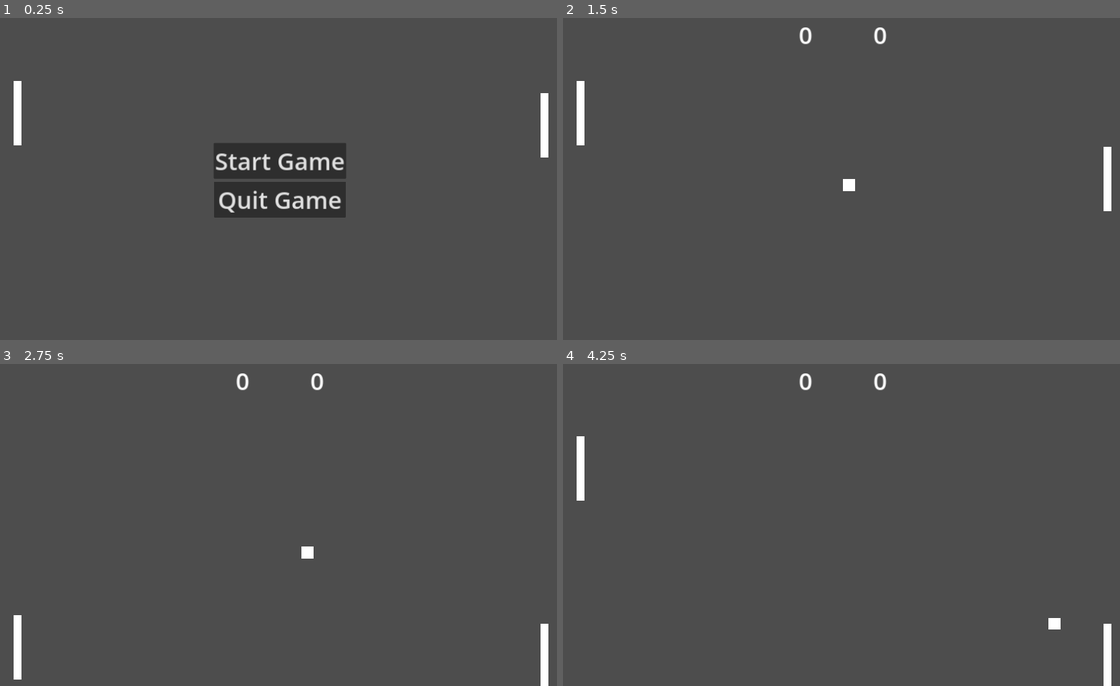
Above: before the commit, frames 1-4 (two rows, left to right).
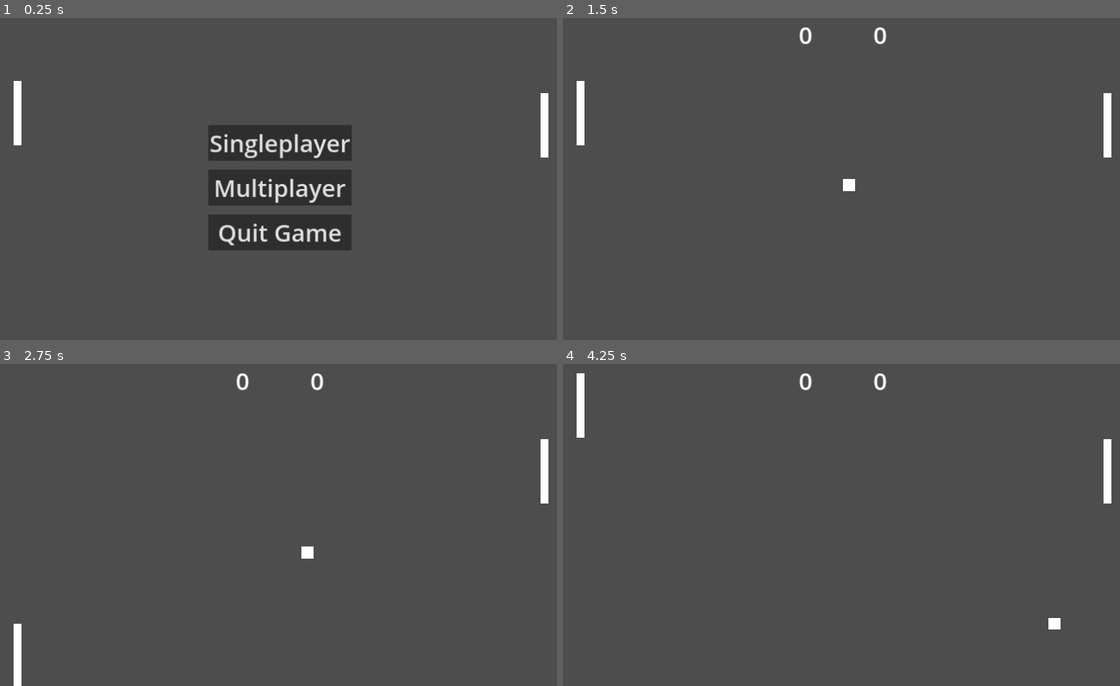
Above: after the commit, the same moments.

Repository: districtjackson/pong
Game: Godot game, scene res://main.tscn
Same seed, same stepped clock (60 frames per second), same inputs: the game is played once before the commit and once after it.
Inputs (mouse positions are in pixels of both pictures, inside the frame that each line leads up to):
- Up to frame 1 (0.25 s): no input
- Up to frame 2 (1.5 s): click (841, 143) at 0.5 s, where only the run after the commit has a clickable "Singleplayer"; tap Enter at 1.25 s; hold Down (right_down) from 1.28 s (still down)
- Up to frame 3 (2.75 s): release Down (right_down) at 2.03 s; hold S (left_down) from 2.03 s (still down)
- Up to frame 4 (4.25 s): release S (left_down) at 2.78 s; hold Down (right_down) 2.78-3.53 s; hold W (left_up) from 3.53 s (still down)

The runs differ from the first frame. In frame 1, 7.0% of the frame differs, in the area x 37-64%, y 33-72%; in frame 2, 0.5%; in frame 3, 0.6%; in frame 4, 1.1%.

Commit message:
First pass at singleplayer
AI Behavior doesn't work

Diff:
--- a/hud.gd
+++ b/hud.gd
@@ -1,28 +1,26 @@
 extends CanvasLayer
 
-signal start()
+signal start(singeplayer)
 signal quit()
 
-# Called when the node enters the scene tree for the first time.
-func _ready():
-	pass # Replace with function body.
+func _on_start_singleplayer_button_pressed():
+	start_game(true)
 
+func _on_start_multiplayer_button_pressed():
+	start_game(false)
 
-# Called every frame. 'delta' is the elapsed time since the previous frame.
-func _process(delta):
-	pass
+func _on_quit_button_pressed():
+	quit.emit()
 
-func _on_start_button_pressed():
-	$StartButton.hide()
+func start_game(singleplayer):
+	$StartSingleplayerButton.hide()
+	$StartMultiplayerButton.hide()
 	$QuitButton.hide()
 
 	$LeftScore.show()
 	$RightScore.show()
 
-	start.emit()
-
-func _on_quit_button_pressed():
-	quit.emit()
+	start.emit(singleplayer)
 
 func _end_game(winner):
 	if(winner == -1):
@@ -37,5 +35,6 @@
 	$LeftScore.hide()
 	$RightScore.hide()
 
-	$StartButton.show()
+	$StartSingleplayerButton.show()
+	$StartMultiplayerButton.show()
 	$QuitButton.show()
--- a/hud.tscn
+++ b/hud.tscn
@@ -78,20 +78,37 @@
 horizontal_alignment = 1
 vertical_alignment = 1
 
-[node name="StartButton" type="Button" parent="."]
+[node name="StartSingleplayerButton" type="Button" parent="."]
 anchors_preset = 8
 anchor_left = 0.5
 anchor_top = 0.5
 anchor_right = 0.5
 anchor_bottom = 0.5
 offset_left = -221.0
-offset_top = -120.0
+offset_top = -180.0
 offset_right = 221.0
-offset_bottom = -2.0
+offset_bottom = -62.0
 grow_horizontal = 2
 grow_vertical = 2
 theme = SubResource("Theme_848fr")
-text = "Start Game"
+text = "Singleplayer
+"
+
+[node name="StartMultiplayerButton" type="Button" parent="."]
+anchors_preset = 8
+anchor_left = 0.5
+anchor_top = 0.5
+anchor_right = 0.5
+anchor_bottom = 0.5
+offset_left = -240.0
+offset_top = -30.0
+offset_right = 240.0
+offset_bottom = 88.0
+grow_horizontal = 2
+grow_vertical = 2
+theme = SubResource("Theme_848fr")
+text = "Multiplayer
+"
 
 [node name="QuitButton" type="Button" parent="."]
 anchors_preset = 8
@@ -99,14 +116,15 @@
 anchor_top = 0.5
 anchor_right = 0.5
 anchor_bottom = 0.5
-offset_left = -221.0
-offset_top = 10.0
-offset_right = 221.0
-offset_bottom = 128.0
+offset_left = -240.0
+offset_top = 120.0
+offset_right = 240.0
+offset_bottom = 238.0
 grow_horizontal = 2
 grow_vertical = 2
 theme = SubResource("Theme_848fr")
 text = "Quit Game"
 
-[connection signal="pressed" from="StartButton" to="." method="_on_start_button_pressed"]
+[connection signal="pressed" from="StartSingleplayerButton" to="." method="_on_start_singleplayer_button_pressed"]
+[connection signal="pressed" from="StartMultiplayerButton" to="." method="_on_start_multiplayer_button_pressed"]
 [connection signal="pressed" from="QuitButton" to="." method="_on_quit_button_pressed"]
--- a/main.gd
+++ b/main.gd
@@ -14,8 +14,10 @@
 	Engine.set_physics_ticks_per_second(240)
 
 # Start game connecting function
-func _on_hud_start():
+func _on_hud_start(singleplayer):
 	serveSide = randi() % 2
+
+	$RightPaddle.singleplayer = singleplayer
 
 	leftScore = 0
 	rightScore = 0
@@ -31,6 +33,9 @@
 func _startRound():
 	var ball = ball_scene.instantiate()
 	add_child(ball)
+	$RightPaddle.ball = ball
+	$RightPaddle.set_process(true)
+	$LeftPaddle.set_process(true)
 	ball.score.connect(_on_ball_score)
 	ball.setup(delay, serveSide)
 
--- a/paddle.gd
+++ b/paddle.gd
@@ -1,29 +1,47 @@
 extends StaticBody2D
 
-@export var left_side: bool = false
+@export var left_side: bool = false # determines if the instanced paddle is left or right side
 @export var speed = 500
 @export var paddle_length = 200
 var screen_size
+var singleplayer = false
+var ball = self
+var ai_target # Value that the AI controlled paddle is aiming for at any given time
+var higher = false # If the paddle has a higher y value than ai_target at time of generation, used so
 
 # Called when the node enters the scene tree for the first time.
 func _ready():
+	set_process(false)
 	screen_size = get_viewport_rect().size
+	ai_target = screen_size.y
 	paddle_length /= 2 # Halves paddle's length for use in properly offseting clamp
 
 # Called every frame. 'delta' is the elapsed time since the previous frame.
 func _process(delta):
 	var velocity = Vector2.ZERO # Paddle's movement vector
 
-	if(left_side): # If on the left side (as set in inspector) use W/S
-		if(Input.is_action_pressed("left_up")):
-			velocity.y -= 1
-		if(Input.is_action_pressed("left_down")):
-			velocity.y += 1
-	else:          # If on the right side, use Up/Down arrows
-		if(Input.is_action_pressed("right_up")):
-			velocity.y -= 1
-		if(Input.is_action_pressed("right_down")):
-			velocity.y += 1
+	if(!singleplayer):
+		if(left_side):                                       # If left paddle (as set in inspector) use W/S
+			if(Input.is_action_pressed("left_up")):
+				velocity.y -= 1
+			if(Input.is_action_pressed("left_down")):
+				velocity.y += 1
+		else:                                                # If right paddle in multiplayer, use Up/Down arrows
+			if(Input.is_action_pressed("right_up")):
+				velocity.y -= 1
+			if(Input.is_action_pressed("right_down")):
+				velocity.y += 1
 
-	position += velocity * delta * speed
-	position.y = clamp(position.y, 0 + paddle_length, screen_size.y - paddle_length)
+		position += velocity * delta * speed
+		position.y = clamp(position.y, 0 + paddle_length, screen_size.y - paddle_length)
+	else:                                                     # If right paddle in singleplayer, "AI" controls it
+		if(higher and position.y < ai_target): # Make a variable on which should
+			position += Vector2(0, -1) * delta * speed
+		elif(!higher and position.y > ai_target):
+			position += Vector2(0, 1) * delta * speed
+		else:
+			ai_target = clamp(ball.position.y + randi_range(-200, 200), 0 + paddle_length, screen_size.y - paddle_length)
+			if(position.y > ai_target):
+				higher = true
+			else:
+				higher = false
--- a/paddle.tscn
+++ b/paddle.tscn
@@ -13,7 +13,7 @@
 [node name="Paddle" type="StaticBody2D"]
 physics_material_override = SubResource("PhysicsMaterial_yfarb")
 script = ExtResource("1_rgl4g")
-speed = 900
+speed = 1200
 metadata/_edit_group_ = true
 
 [node name="CollisionShape2D" type="CollisionShape2D" parent="."]
